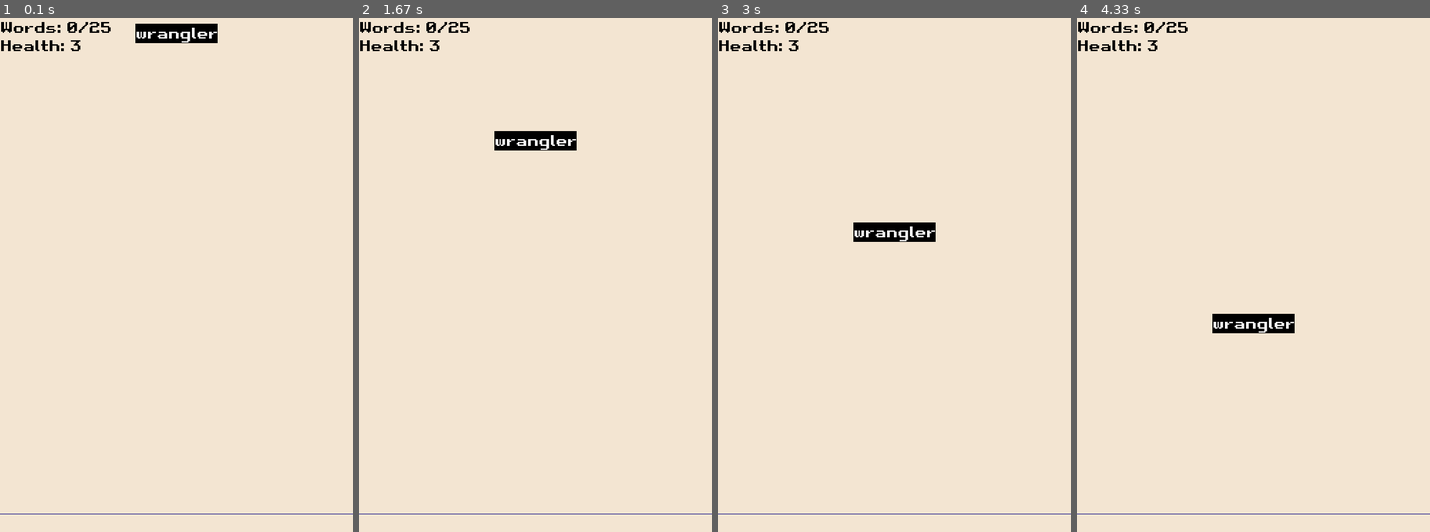
Above: before the commit, frames 1-4 (left to right).
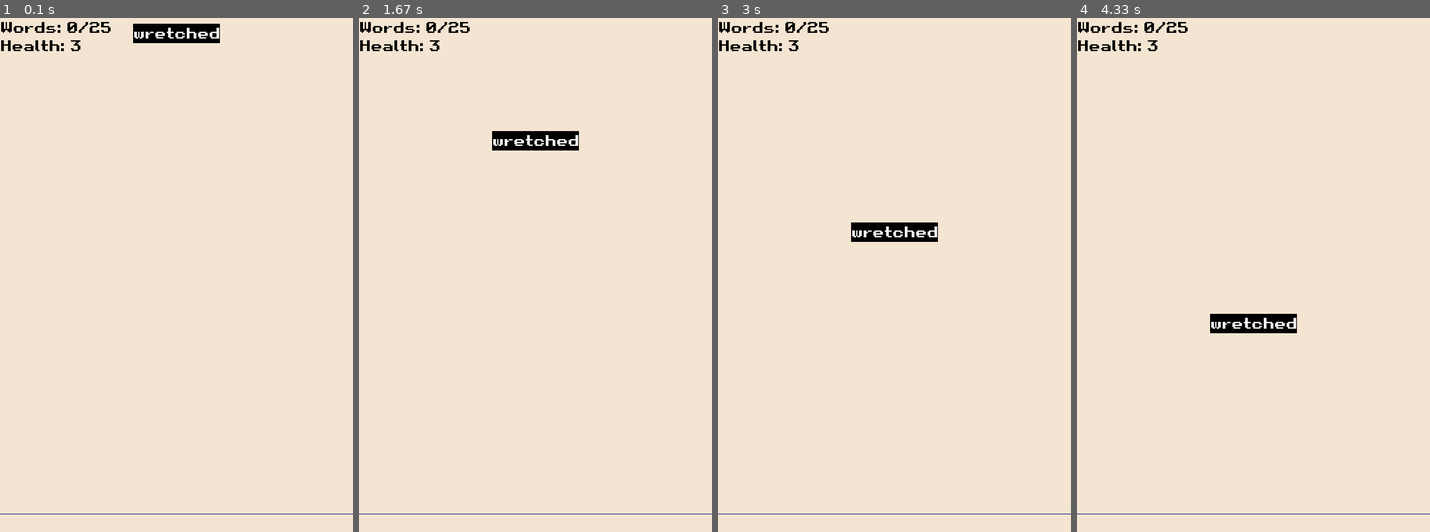
Above: after the commit, the same moments.

Repository: enymph/falling-words-pygame
Game: pygame game, started from game.py
The game is run twice, just before and just after one commit, with the same random seed, the same clock (stepped at 60 frames per second) and the same inputs.
Inputs:
- Up to frame 1 (0.1 s): no input
- Up to frame 2 (1.67 s): hold Right 0.33-0.8 s
- Up to frame 3 (3 s): no input
- Up to frame 4 (4.33 s): no input

The runs differ from the first frame. In frame 1, 0.2% of the frame differs, in the area x 37-63%, y 1-5%; in frame 2, 0.2%; in frame 3, 0.2%; in frame 4, 0.2%.

Commit message:
maximum limit (12)
Also added a maximum character limit for the random words.

Diff:
--- a/game.py
+++ b/game.py
@@ -11,20 +11,6 @@
 
 def game():
 
-    # musics = []
-
-    # for filename in os.scandir("Assets/musics"):
-    #     if filename.is_file():
-    #         musics.append(filename.path)
-
-    # print(musics)
-    # pygame.mixer.Sound(musics[randint(0, len(musics)-1)]).play()
-
-    # loop the musics
-    # while True:
-    #     for music in musics:
-    #         pygame.mixer.Sound(music).play()
-
     keyboard_sound = pygame.mixer.Sound('Assets/sounds/keyboard.wav')
     fail_sound = pygame.mixer.Sound('Assets/sounds/fail.wav')
     success_sound = pygame.mixer.Sound('Assets/sounds/success.wav')
@@ -47,7 +33,8 @@
     with open('assets/wordlist.txt', 'r') as f:
 
         words = f.readlines()
-        words = [word.strip() for word in words if len(word.strip()) > 5]
+        words = [word.strip() for word in words if len(
+            word.strip()) > 5 and len(word.strip()) < 12]
         # words = [word.strip() for word in words]
 
         while i != total_words:
@@ -204,7 +191,6 @@
         if random_word == user_input and event.type == pygame.KEYDOWN:
             if event.key == pygame.K_RETURN or event.key == pygame.K_KP_ENTER:
                 y = 0
-                # print("31")
                 user_input = ''
                 random_word = random_words[-total_words]
                 total_words -= 1
@@ -219,7 +205,6 @@
                 success_sound.play()
 
             if (total_words-HEALTH_LEFT) % 5 == 0 and total_words-HEALTH_LEFT < end:
-                # print(total_words-HEALTH_LEFT)
                 arrow = pygame.transform.scale(
                     arrow, (int(X/10), int(Y/10)))
                 speed = increase_speed(speed)
@@ -267,8 +252,6 @@
 musics = []
 
 
-# print(len(musics), "= len_musics")
-
 for filename in os.scandir("Assets/musics"):
     if filename.is_file():
         musics.append(filename.path)
@@ -286,10 +269,6 @@
     pygame.mixer.set_num_channels(2)
 
     voice = pygame.mixer.Channel(0)
-
-    # print(random_nums)
-    # print(i)
-    # print(musics)
 
     if not voice.get_busy():
 
